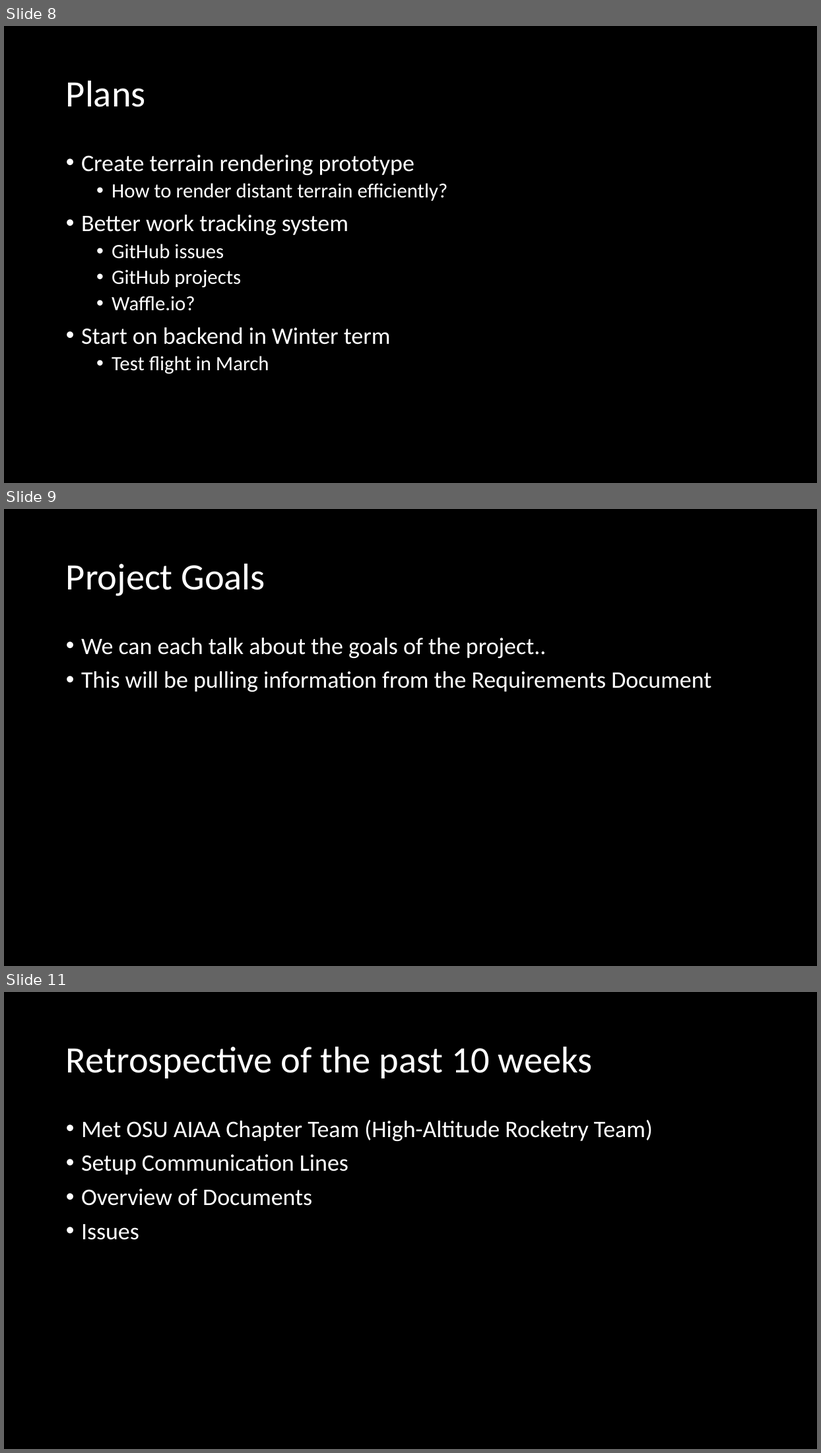
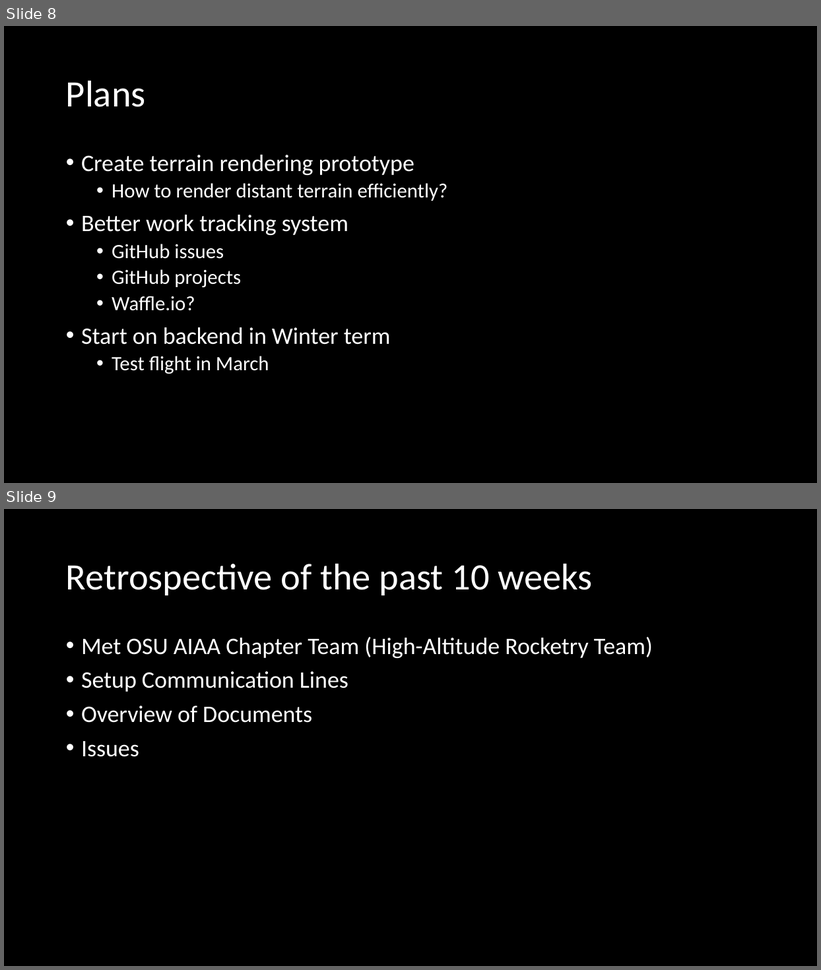
Before and after one commit to 100k-rocketry/groundstation, a slide deck: doc/presentations/FallProgressReport.pptx. Shown one above the other, each under a label of ours: slides 8, 9 and 11 before the commit, slides 8 and 9 after it; the slides between them are not shown. The pictures are 821x1453 and 821x970 pixels, drawn with LibreOffice and Linux fonts; fonts in the diff are those of the drawing. Boxes give left, top, right and bottom in pixels: in the first picture for what was removed or moved away, otherwise in the second. Text is boxed around its words. In the diff, an @@ line names an element or a change of style, - is before the commit and + after.

```diff
--- a/doc/presentations/FallProgressReport.pptx
+++ b/doc/presentations/FallProgressReport.pptx
@@ slide 9 removed at (4,509,817,966), background #000000 @@
@@ title removed at (66,563,265,596) @@
-Project Goals
@@ text removed at (81,638,712,692) @@
-• We can each talk about the goals of the project..
-• This will be pulling information from the Requirements Document
@@ what was slide 11 is now slide 9 @@
```
Also in this commit, not shown: 1 slide changed, 2 other slides removed.
